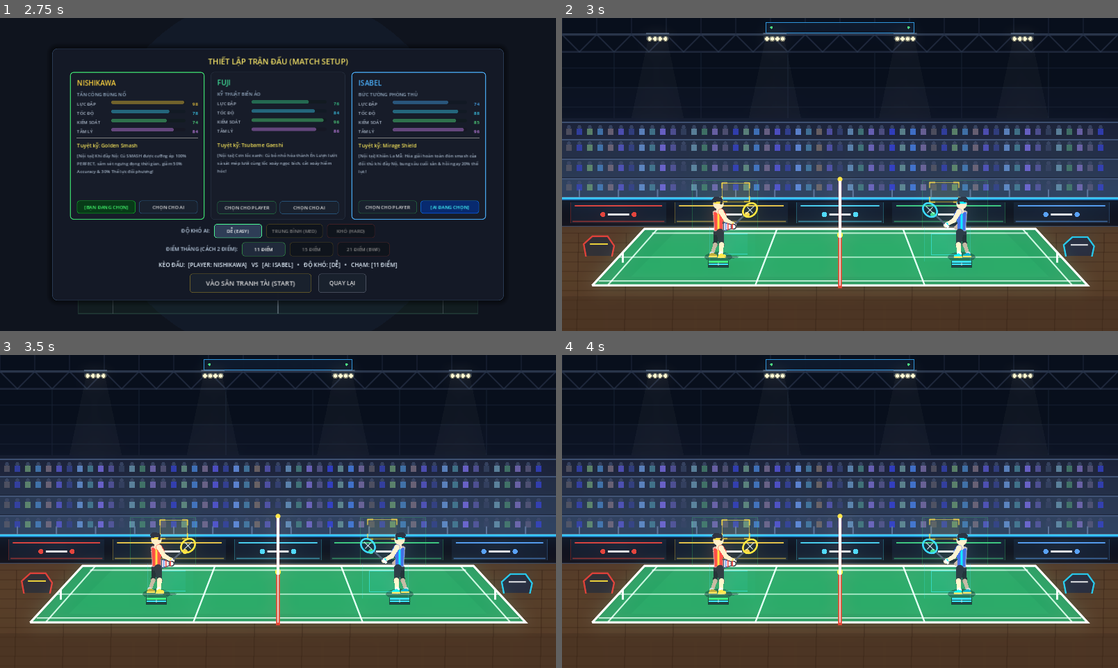
Above: before the commit, frames 1-4 (two rows, left to right).
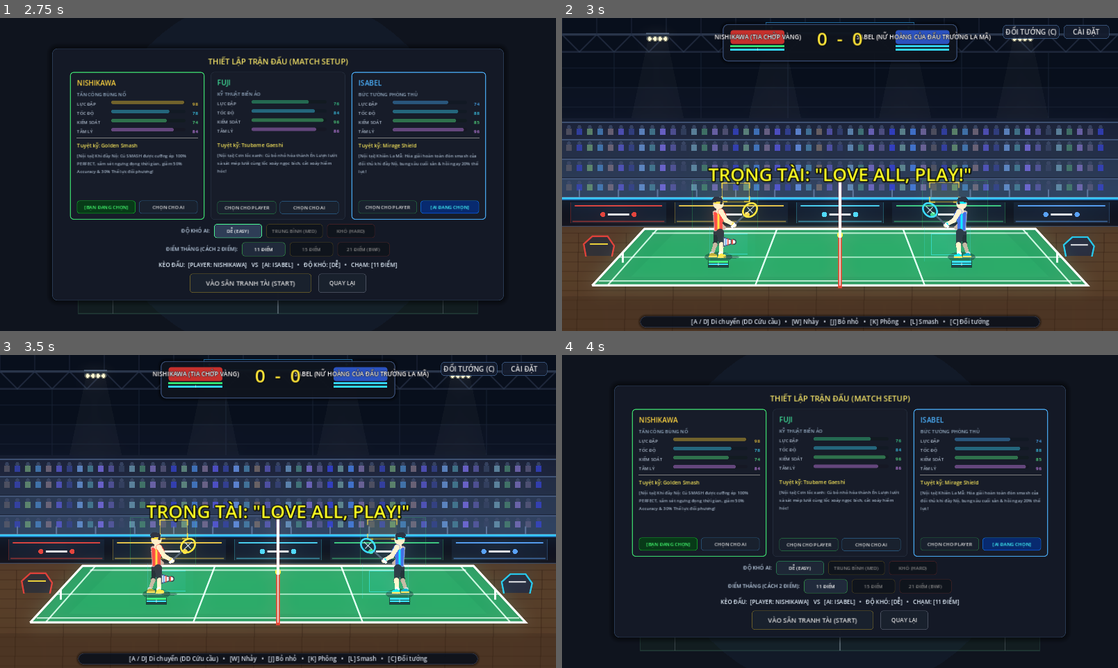
Above: after the commit, the same moments.

Repository: Lurz0205/kaiser-shuttle
Game: Godot game, scene res://scenes/Main.tscn
The game is run twice, just before and just after one commit, with the same random seed, the same clock (stepped at 60 frames per second) and the same inputs.
Inputs (mouse positions are in pixels of both pictures, inside the frame that each line leads up to):
- Up to frame 1 (2.75 s): click "BẮT ĐẦU TRANH TÀI (PLAY)" at 0.5 s; click "DỄ (EASY)" at 1.25 s; click "DỄ (EASY)" at 2 s
- Up to frame 2 (3 s): click "VÀO SÂN TRANH TÀI (START)" at 2.75 s
- Up to frame 3 (3.5 s): no input
- Up to frame 4 (4 s): click (1029, 367) at 3.5 s, where only the run after the commit has a clickable "ĐỔI TƯỚNG (C)"

Frame 1 is identical in both runs. In frame 2, 7.2% of the frame differs, in the area x 13-99%, y 1-100%; in frame 3, 7.2%; in frame 4, 63%, in the area x 0-100%, y 1-100%.

Commit message:
feat: Isabel rename, AI hard stamina & anti-net blunder, Fuji gale vortex, target points & BWF deuce for scripts/main.gd

Diff:
--- a/scripts/main.gd
+++ b/scripts/main.gd
@@ -56,14 +56,19 @@
 @onready var flash_rect: ColorRect = $HUD/FlashRect
 @onready var grayscale_rect: ColorRect = $HUD/GrayscaleRect
 @onready var nishikawa_lightning: Node2D = $NishikawaLightning
-@onready var aoi_shield: Node2D = $AoiShield
-
-# AOI Mirage Shield Barrier Effect
+@onready var aoi_shield: Node2D = $IsabelShield
+
+# Isabel (The Wall) Mirage Shield Barrier Effect
 var aoi_shield_active: bool = false
 var aoi_shield_timer: float = 0.0
 var aoi_shield_duration: float = 1.55
 var aoi_shield_center: Vector2 = Vector2.ZERO
 var aoi_shield_start_ticks: int = 0
+
+# Match Rules & Target Points
+var target_match_points: int = 11
+var is_umpire_speaking: bool = false
+var match_over_dialog: PanelContainer = null
 
 # HUD Athletic Gauges (Stamina & Accuracy)
 var stamina_bar_bg_player: ColorRect
@@ -107,13 +112,13 @@
 @onready var btn_hard: Button = $HUD/SettingsPanel/VBox/DifficultyRow/BtnHard
 @onready var btn_squeak: Button = $HUD/SettingsPanel/VBox/SqueakRow/BtnSqueak
 
-# Audio (Smash, Phong, Rít giày, Sấm sét, AOI Block & Slowmo, Dây vợt net, Gió Fuji, Chém cầu sau sân, Trọng tài)
+# Audio (Smash, Phong, Rít giày, Sấm sét, Isabel Block & Slowmo, Dây vợt net, Gió Fuji, Chém cầu sau sân, Trọng tài)
 @onready var sfx_smash: AudioStreamPlayer = $Audio/SFXSmash
 @onready var sfx_phong: AudioStreamPlayer = $Audio/SFXPong
 @onready var sfx_squeak: AudioStreamPlayer = $Audio/SFXSqueak
 @onready var sfx_electric: AudioStreamPlayer = $Audio/SFXElectric
-@onready var sfx_aoi_block: AudioStreamPlayer = $Audio/SFXAoiBlock
-@onready var sfx_aoi_slowmo: AudioStreamPlayer = $Audio/SFXAoiSlowmo
+@onready var sfx_aoi_block: AudioStreamPlayer = $Audio/SFXIsabelBlock
+@onready var sfx_aoi_slowmo: AudioStreamPlayer = $Audio/SFXIsabelSlowmo
 @onready var sfx_string: AudioStreamPlayer = $Audio/SFXString
 @onready var sfx_fuji_wind: AudioStreamPlayer = $Audio/SFXFujiWind
 @onready var sfx_chem: AudioStreamPlayer = $Audio/SFXChem
@@ -355,7 +360,10 @@
 		main_menu.visible = true
 
 
-func _on_menu_start_match(p_id: String, r_id: String, diff: int) -> void:
+func _on_menu_start_match(p_id: String, r_id: String, diff: int, target_points: int = 11) -> void:
+	target_match_points = target_points
+	if match_over_dialog:
+		match_over_dialog.visible = false
 	_set_in_game_hud_visible(true)
 	if player:
 		match p_id:
@@ -391,10 +399,7 @@
 	score_ai = 0
 	_update_scoreboard()
 	_setup_serve("player")
-
-	# Báo hiệu bắt đầu trận đấu (Love all, play audio):
-	if sfx_low_ball_play:
-		sfx_low_ball_play.play()
+	_play_umpire_opening_call("player")
 
 	# Dừng nhạc sảnh chờ khi vào trận (fade-out 0.8s)
 	if bgm_lobby and bgm_lobby.playing:
@@ -610,8 +615,31 @@
 		label_spike_stats.modulate = Color(3.0, 1.8, 0.3, 1.0)
 
 
+func _play_umpire_opening_call(server: String = "player") -> void:
+	is_umpire_speaking = true
+	if sfx_low_ball_play:
+		sfx_low_ball_play.play()
+	_show_banner("TRỌNG TÀI: \"LOVE ALL, PLAY!\"", Color(1.0, 0.88, 0.35))
+
+	get_tree().create_timer(1.7).timeout.connect(func():
+		is_umpire_speaking = false
+		if current_state == MatchState.SERVE:
+			var server_name = "PLAYER" if server == "player" else "RIVAL AI"
+			_show_banner("%s GIAO CẦU (BẤM J HOẶC K)" % server_name, Color(1.0, 1.0, 1.0))
+			if server == "ai":
+				get_tree().create_timer(0.8).timeout.connect(func():
+					if current_state == MatchState.SERVE and current_server == "ai" and not is_umpire_speaking:
+						var is_short = randf() < 0.35
+						var shot_type = "drop" if is_short else "clear"
+						_execute_serve("ai", shot_type)
+				)
+	)
+
+
 func _process_serve_state() -> void:
 	if main_menu and main_menu.visible:
+		return
+	if is_umpire_speaking:
 		return
 	if current_server == "player":
 		if Input.is_key_pressed(KEY_K):
@@ -675,17 +703,20 @@
 	shuttlecock.is_serve = false
 	prev_shuttle_x = serve_pos.x
 
-	var server_name = "PLAYER" if server == "player" else "RIVAL AI"
-	_show_banner("%s GIAO CẦU (BẤM J HOẶC K)" % server_name, Color(1.0, 1.0, 1.0))
-
-	# AI auto serve after 0.8s
-	if server == "ai":
-		get_tree().create_timer(0.8).timeout.connect(func():
-			if current_state == MatchState.SERVE and current_server == "ai":
-				var is_short = randf() < 0.35
-				var shot_type = "drop" if is_short else "clear"
-				_execute_serve("ai", shot_type)
-		)
+	if is_umpire_speaking:
+		_show_banner("TRỌNG TÀI: \"LOVE ALL, PLAY!\"", Color(1.0, 0.88, 0.35))
+	else:
+		var server_name = "PLAYER" if server == "player" else "RIVAL AI"
+		_show_banner("%s GIAO CẦU (BẤM J HOẶC K)" % server_name, Color(1.0, 1.0, 1.0))
+
+		# AI auto serve after 0.8s
+		if server == "ai":
+			get_tree().create_timer(0.8).timeout.connect(func():
+				if current_state == MatchState.SERVE and current_server == "ai" and not is_umpire_speaking:
+					var is_short = randf() < 0.35
+					var shot_type = "drop" if is_short else "clear"
+					_execute_serve("ai", shot_type)
+			)
 
 
 func _execute_serve(server: String, shot_type: String = "clear") -> void:
@@ -1361,17 +1392,170 @@
 
 	_update_scoreboard()
 
-	if score_player >= MATCH_POINT or score_ai >= MATCH_POINT:
-		var champ = "PLAYER" if score_player >= MATCH_POINT else "RIVAL AI"
-		_show_banner("[ %s CHIẾN THẮNG VÁN ĐẤU! ]" % champ, Color(3.0, 2.5, 0.4))
-		await get_tree().create_timer(2.2).timeout
-		score_player = 0
-		score_ai = 0
-		_update_scoreboard()
+	# ==========================================================
+	# BWF DEUCE & MATCH WINNING RULES (LUẬT CÁCH 2 ĐIỂM)
+	# ==========================================================
+	var max_cap = 30 if target_match_points == 21 else (target_match_points + 6)
+	var diff = abs(score_player - score_ai)
+	var is_match_won = false
+	var champ = ""
+
+	if score_player >= target_match_points or score_ai >= target_match_points:
+		if diff >= 2 or score_player >= max_cap or score_ai >= max_cap:
+			is_match_won = true
+			champ = "PLAYER" if score_player > score_ai else "RIVAL AI"
+		else:
+			# Deuce: Cách 2 điểm mới ăn
+			_show_banner("DEUCE! CÁCH 2 ĐIỂM ĐỂ THẮNG (%d - %d)" % [score_player, score_ai], Color(1.0, 0.88, 0.35))
+
+	if is_match_won:
+		current_state = MatchState.POINT_OVER
+		_show_match_over_dialog(champ)
+		return
 
 	await get_tree().create_timer(1.2).timeout
 	current_server = winner
 	_setup_serve(current_server)
+
+
+func _show_match_over_dialog(champ: String) -> void:
+	if not match_over_dialog:
+		match_over_dialog = PanelContainer.new()
+		match_over_dialog.custom_minimum_size = Vector2(500, 250)
+		match_over_dialog.position = Vector2(390, 235)
+
+		var sb = StyleBoxFlat.new()
+		sb.bg_color = Color(0.06, 0.08, 0.13, 0.96)
+		sb.border_width_left = 2
+		sb.border_width_top = 2
+		sb.border_width_right = 2
+		sb.border_width_bottom = 2
+		sb.border_color = Color(0.95, 0.82, 0.25, 0.95)
+		sb.corner_radius_top_left = 12
+		sb.corner_radius_top_right = 12
+		sb.corner_radius_bottom_right = 12
+		sb.corner_radius_bottom_left = 12
+		sb.shadow_color = Color(0, 0, 0, 0.65)
+		sb.shadow_size = 12
+		match_over_dialog.add_theme_stylebox_override("panel", sb)
+
+		var margin = MarginContainer.new()
+		margin.add_theme_constant_override("margin_left", 24)
+		margin.add_theme_constant_override("margin_top", 20)
+		margin.add_theme_constant_override("margin_right", 24)
+		margin.add_theme_constant_override("margin_bottom", 20)
+		match_over_dialog.add_child(margin)
+
+		var vbox = VBoxContainer.new()
+		vbox.alignment = BoxContainer.ALIGNMENT_CENTER
+		vbox.add_theme_constant_override("separation", 14)
+		margin.add_child(vbox)
+
+		var lbl_title = Label.new()
+		lbl_title.name = "LabelTitle"
+		lbl_title.horizontal_alignment = HORIZONTAL_ALIGNMENT_CENTER
+		lbl_title.add_theme_font_size_override("font_size", 20)
+		vbox.add_child(lbl_title)
+
+		var lbl_score_res = Label.new()
+		lbl_score_res.name = "LabelScoreRes"
+		lbl_score_res.horizontal_alignment = HORIZONTAL_ALIGNMENT_CENTER
+		lbl_score_res.add_theme_font_size_override("font_size", 28)
+		lbl_score_res.modulate = Color(1.0, 1.0, 1.0)
+		vbox.add_child(lbl_score_res)
+
+		var lbl_sub = Label.new()
+		lbl_sub.name = "LabelSub"
+		lbl_sub.horizontal_alignment = HORIZONTAL_ALIGNMENT_CENTER
+		lbl_sub.add_theme_font_size_override("font_size", 12)
+		lbl_sub.modulate = Color(0.70, 0.78, 0.88)
+		vbox.add_child(lbl_sub)
+
+		var btn_row = HBoxContainer.new()
+		btn_row.alignment = BoxContainer.ALIGNMENT_CENTER
+		btn_row.add_theme_constant_override("separation", 16)
+		vbox.add_child(btn_row)
+
+		var btn_again = Button.new()
+		btn_again.text = "CHƠI LẠI (PLAY AGAIN)"
+		btn_again.custom_minimum_size = Vector2(190, 42)
+		btn_again.add_theme_font_size_override("font_size", 13)
+		var sb_again = StyleBoxFlat.new()
+		sb_again.bg_color = Color(0.12, 0.40, 0.22, 0.95)
+		sb_again.border_width_left = 1
+		sb_again.border_width_top = 1
+		sb_again.border_width_right = 1
+		sb_again.border_width_bottom = 1
+		sb_again.border_color = Color(0.35, 0.95, 0.55)
+		sb_again.corner_radius_top_left = 6
+		sb_again.corner_radius_top_right = 6
+		sb_again.corner_radius_bottom_right = 6
+		sb_again.corner_radius_bottom_left = 6
+		btn_again.add_theme_stylebox_override("normal", sb_again)
+		btn_again.pressed.connect(_on_match_over_play_again)
+		btn_row.add_child(btn_again)
+
+		var btn_menu = Button.new()
+		btn_menu.text = "MENU CHÍNH (MAIN MENU)"
+		btn_menu.custom_minimum_size = Vector2(190, 42)
+		btn_menu.add_theme_font_size_override("font_size", 13)
+		var sb_menu = StyleBoxFlat.new()
+		sb_menu.bg_color = Color(0.18, 0.22, 0.32, 0.95)
+		sb_menu.border_width_left = 1
+		sb_menu.border_width_top = 1
+		sb_menu.border_width_right = 1
+		sb_menu.border_width_bottom = 1
+		sb_menu.border_color = Color(0.45, 0.70, 0.95)
+		sb_menu.corner_radius_top_left = 6
+		sb_menu.corner_radius_top_right = 6
+		sb_menu.corner_radius_bottom_right = 6
+		sb_menu.corner_radius_bottom_left = 6
+		btn_menu.add_theme_stylebox_override("normal", sb_menu)
+		btn_menu.pressed.connect(_on_match_over_to_menu)
+		btn_row.add_child(btn_menu)
+
+		$HUD.add_child(match_over_dialog)
+
+	var lbl_title = match_over_dialog.find_child("LabelTitle", true, false) as Label
+	var lbl_score_res = match_over_dialog.find_child("LabelScoreRes", true, false) as Label
+	var lbl_sub = match_over_dialog.find_child("LabelSub", true, false) as Label
+
+	if lbl_title:
+		lbl_title.text = "[ %s CHIẾN THẮNG TRẬN ĐẤU! ]" % champ
+		lbl_title.modulate = Color(0.35, 2.0, 0.6) if champ == "PLAYER" else Color(2.0, 0.45, 0.45)
+	if lbl_score_res:
+		lbl_score_res.text = "%d   -   %d" % [score_player, score_ai]
+	if lbl_sub:
+		lbl_sub.text = "TRẬN ĐẤU CHẠM %d ĐIỂM (CÁCH 2 ĐIỂM) • BWF RULES" % target_match_points
+
+	match_over_dialog.visible = true
+
+
+func _on_match_over_play_again() -> void:
+	if match_over_dialog:
+		match_over_dialog.visible = false
+	score_player = 0
+	score_ai = 0
+	_update_scoreboard()
+	if player and player.stats:
+		player.stats.reset_stamina()
+		player.stats.reset_torque()
+	if ai_rival and ai_rival.stats:
+		ai_rival.stats.reset_stamina()
+		ai_rival.stats.reset_torque()
+	_setup_serve("player")
+	_play_umpire_opening_call("player")
+
+
+func _on_match_over_to_menu() -> void:
+	if match_over_dialog:
+		match_over_dialog.visible = false
+	_set_in_game_hud_visible(false)
+	main_menu.switch_state(MainMenuController.MenuState.MATCH_SETUP)
+	main_menu.visible = true
+	if bgm_lobby and not bgm_lobby.playing:
+		bgm_lobby.volume_db = -3.0
+		bgm_lobby.play()
 
 
 func _update_scoreboard() -> void:
